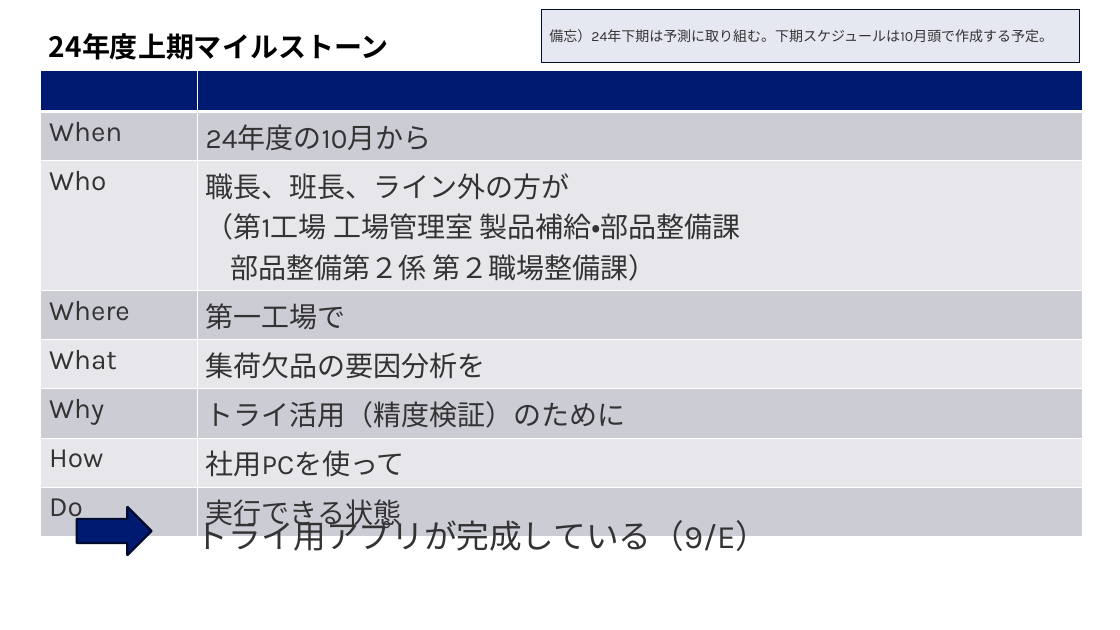
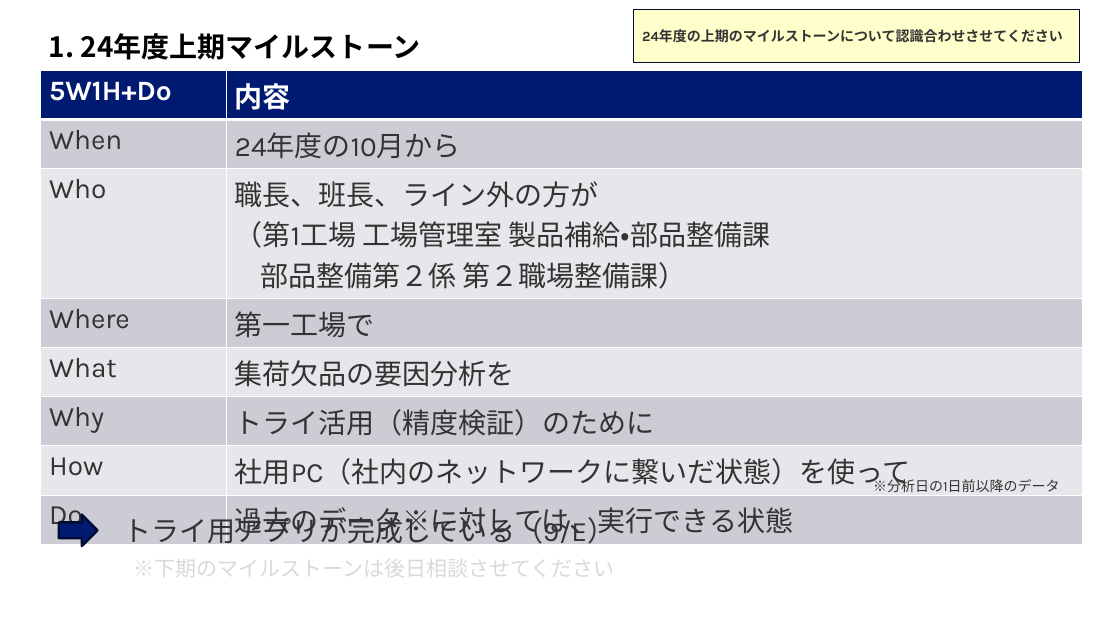
Before and after one commit to okayuuki/taiko, a slide deck: slide 2 of 20240305.pptx. Drawn at 1120x630 pixels with LibreOffice and Linux fonts; fonts in the diff are those of the drawing; background and template pictures are left out. Boxes give left, top, right and bottom in pixels: in the first picture for what was removed or moved away, otherwise in the second. Text is boxed around its words. In the diff, an @@ line names an element or a change of style, - is before the commit and + after.

```diff
--- a/20240305.pptx
+++ b/20240305.pptx
@@ rectangle "24年度の上期のマイルストーンについて認識合わせさせてください": place and size @@
-rectangle "24年度の上期のマイルストーンについて認識合わせさせてください" at box(541, 9, 1080, 62)
+rectangle "24年度の上期のマイルストーンについて認識合わせさせてください" at box(634, 9, 1080, 62)
@@ rectangle "24年度の上期のマイルストーンについて認識合わせさせてください" at box(634, 9, 1080, 62): fill #E6E8F1 to #FFFFCC @@
@@ text in rectangle at box(642, 29, 1063, 43): text changed; bold on @@
-備忘）24年下期は予測に取り組む。下期スケジュールは10月頭で作成する予定。
+24年度の上期のマイルストーンについて認識合わせさせてください
@@ text at box(49, 33, 421, 60): text changed @@
-24年度上期マイルストーン
+1. 24年度上期マイルストーン
@@ table at box(40, 71, 1082, 543) @@
-row 1, column 1: 
+row 1, column 1: 5W1H+Do
-row 1, column 2: 
+row 1, column 2: 内容
-row 7, column 2: 社用PCを使って
+row 7, column 2: 社用PC（社内のネットワークに繋いだ状態）を使って
-row 8, column 2: 実行できる状態
+row 8, column 2: 過去のデータ※に対しては、実行できる状態
@@ text added at box(873, 478, 1059, 492), 12 pt, text #333333 @@
+※分析日の1日前以降のデータ
@@ right arrow: place and size @@
-right arrow at box(77, 507, 152, 555)
+right arrow at box(59, 515, 97, 547)
@@ text "トライ用アプリが完成している（9/E）": place and size @@
-text "トライ用アプリが完成している（9/E）" at box(196, 514, 768, 556)
+text "トライ用アプリが完成している（9/E）" at box(124, 513, 615, 549)
@@ text "トライ用アプリが完成している（9/E）" at box(124, 513, 615, 549): size 28 to 24 pt @@
@@ text added at box(133, 553, 614, 583), 18 pt, text #D9D9D9 @@
+※下期のマイルストーンは後日相談させてください
```
Also in this commit, not shown: 3 other slides changed, 2 slides added, 3 slides removed.
